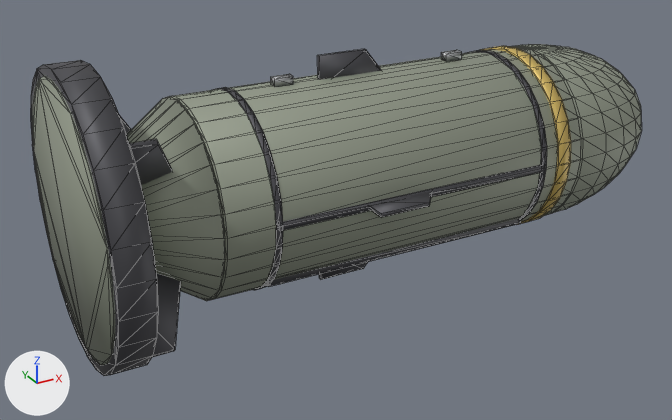
The glTF model game/models/weapons/bombs_3.glb as it was, and as the next commit left it.
The view is the same before and after, from a 50 mm camera at (-0.747, -1.194, 0.528) aimed at (-0.084, 0.012, -0.075). The axes (+X, +Y, +Z) are drawn at lower left. The lights are the same throughout. The first picture is the older version. Mesh edges are drawn as thin lines. Vertices at exactly the same position are counted once.

The first picture shows 'bombs_3'.
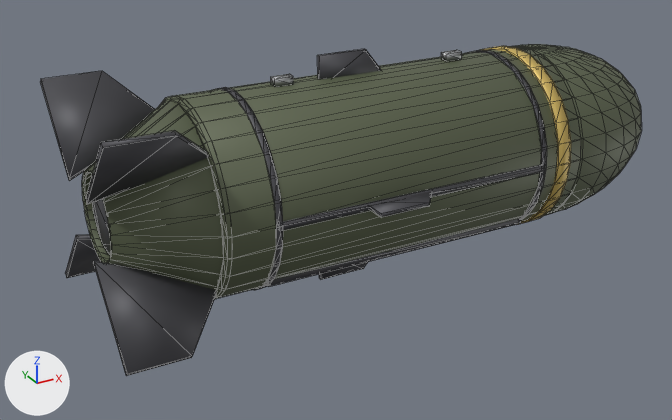
Edits to the bpy script that builds the scene:
```text
Add mat_bomb_olive:
    mat_bomb_olive = principled_material('bomb_olive')
    mat_bomb_olive.base_color = (0.11, 0.13, 0.075)  # greyish green #5d654d
    mat_bomb_olive.metallic = 0.2
    mat_bomb_olive.roughness = 0.55
Change me_cylinder:
    used by ob_bombs_3; location = (0.0, 0.0, 0.0)
    remove me_cylinder.from_pydata(...)  # 926 vertices, 1764 faces; spans x -0.506..0.52, y -0.215..0.215, z -0.215..0.215
    add me_cylinder.from_pydata(...)  # 902 vertices, 1724 faces; spans x -0.49..0.52, y -0.185..0.185, z -0.185..0.185
    me_cylinder part 1: a new loose piece, a 16-sided cylinder along x spanning x -0.46..-0.4, y -0.057..0.057, z -0.057..0.057, in mat_dark (dark grey #505055)
    me_cylinder part 2: the loose piece of 56 vertices spanning x -0.46..-0.34, y -0.15..0.15, z -0.15..0.15 is rebuilt with 112 vertices and now spans x -0.47..-0.327, y -0.15..0.15, z -0.15..0.15, in mat_bomb_olive (greyish green #5d654d)
    me_cylinder part 3: the loose piece of 8 vertices spanning x -0.5..-0.36, y -0.151..-0.04, z 0.04..0.151 is rebuilt with 8 vertices and now spans x -0.49..-0.33, y -0.162..-0.042, z 0.042..0.162
    me_cylinder part 4: the loose piece of 8 vertices spanning x -0.5..-0.36, y -0.151..-0.04, z -0.151..-0.04 is rebuilt with 8 vertices and now spans x -0.49..-0.33, y -0.162..-0.042, z -0.162..-0.042
    me_cylinder part 5: the loose piece of 8 vertices spanning x -0.5..-0.36, y 0.04..0.151, z 0.04..0.151 is rebuilt with 8 vertices and now spans x -0.49..-0.33, y 0.042..0.162, z 0.042..0.162
    me_cylinder part 6: the loose piece of 8 vertices spanning x -0.5..-0.36, y 0.04..0.151, z -0.151..-0.04 is rebuilt with 8 vertices and now spans x -0.49..-0.33, y 0.042..0.162, z -0.162..-0.042
    me_cylinder part 7: the loose piece of 56 vertices spanning x -0.505..-0.455, y -0.215..0.215, z -0.215..0.215 is deleted
    me_cylinder part 8: the loose piece of 56 vertices spanning x -0.506..-0.454, y -0.2..0.2, z -0.2..0.2 is deleted
    me_cylinder part 9: 948 faces spanning x -0.34..0.52, y -0.15..0.15, z -0.15..0.15 switch from mat_olive (grey #959b8b) to mat_bomb_olive (greyish green #5d654d)
```

Changed parts and their boxes [x1, y1, x2, y2] in the pictures (672 x 420 px):
'bombs_3', reshaped
    before: [30, 44, 642, 376]
    after: [40, 44, 642, 376]
part 1 of me_cylinder, added
    after: [92, 199, 111, 255]
part 2 of me_cylinder, rebuilt
    before: [127, 96, 225, 301]
    after: [82, 101, 223, 290]
part 3 of me_cylinder, rebuilt
    before: [129, 139, 173, 185]
    after: [86, 130, 209, 204]
part 4 of me_cylinder, rebuilt
    before: [152, 273, 181, 357]
    after: [93, 261, 217, 376]
part 5 of me_cylinder, rebuilt (mostly hidden before)
    before: [120, 116, 131, 134]
    after: [40, 71, 155, 181]
part 6 of me_cylinder, rebuilt (not visible before)
    after: [65, 234, 101, 278]
part 7 of me_cylinder, deleted
    before: [30, 60, 159, 376]
part 8 of me_cylinder, deleted
    before: [32, 76, 115, 365]
part 9 of me_cylinder, recoloured (grey to greyish green)
    before: [170, 44, 642, 300]
    after: [159, 44, 642, 299]
